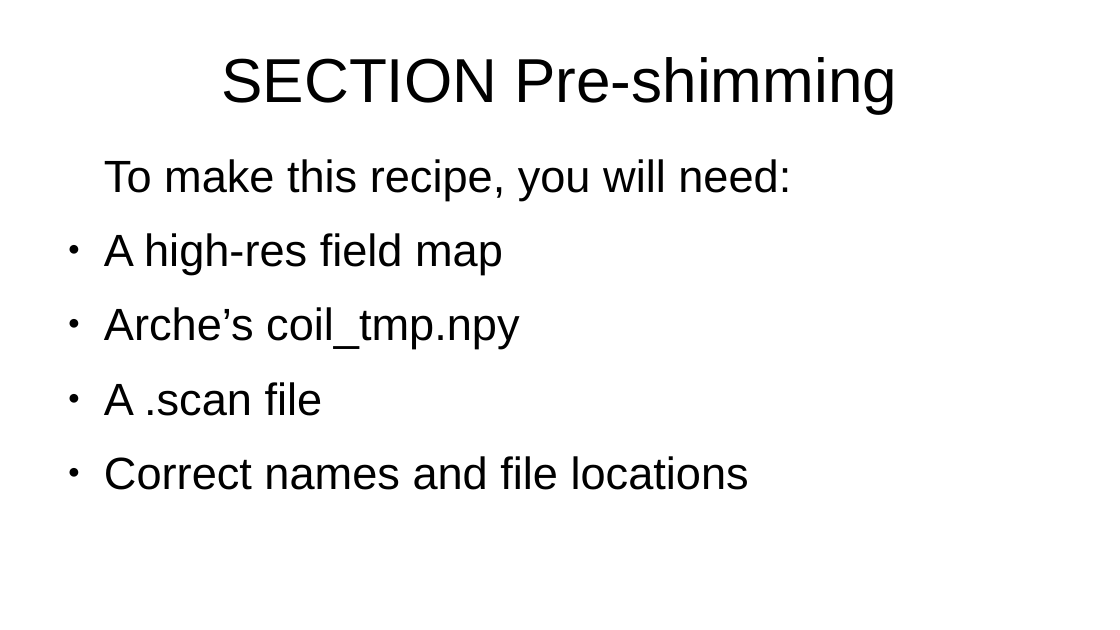
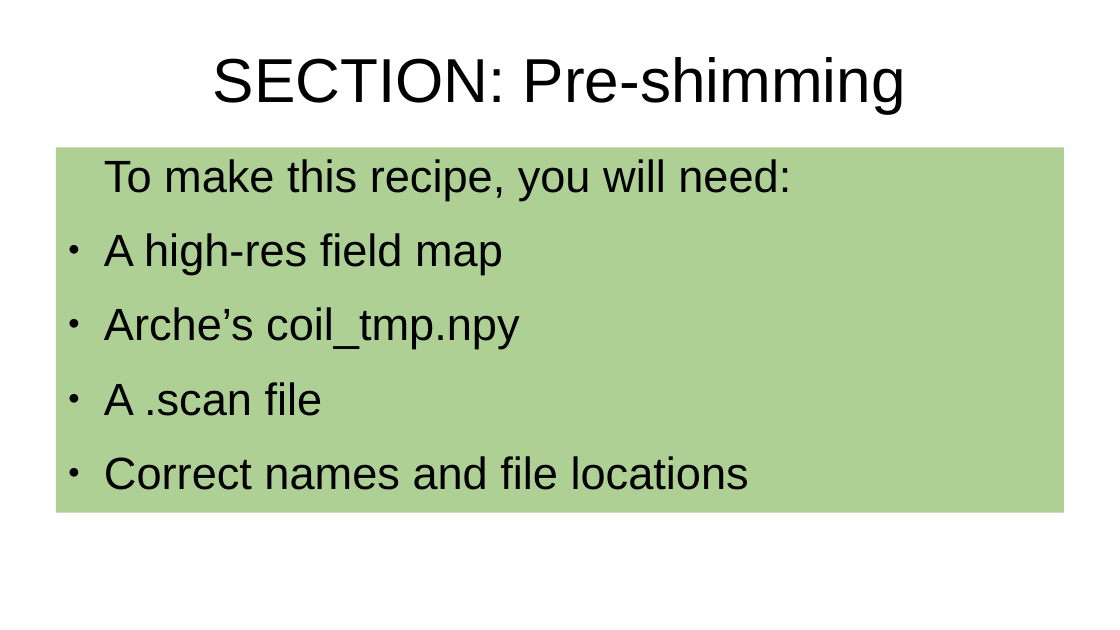
Before and after one commit to seventeenmagpie/skope-mrshim, a slide deck: slide 11 of shimmer/docs/user_guide_with_images.odp. Drawn at 1120x630 pixels with LibreOffice and Linux fonts; fonts in the diff are those of the drawing. Boxes give left, top, right and bottom in pixels: in the first picture for what was removed or moved away, otherwise in the second. Text is boxed around its words. In the diff, an @@ line names an element or a change of style, - is before the commit and + after.

Commit message:
Final version before back in September  - Ran code through style enforcer,  - Added network diagram and file structure screenshot to powerpoint,    made various other edits,  - Tested code on MRShim laptop, fixed bugs, also fixed python control    examples,

```diff
--- a/shimmer/docs/user_guide_with_images.odp
+++ b/shimmer/docs/user_guide_with_images.odp
@@ title at [213, 57, 906, 113]: text changed @@
-SECTION Pre-shimming
+SECTION: Pre-shimming
@@ text "To make this recipe, you ...": place and size @@
-text "To make this recipe, you ..." at [104, 159, 791, 490]
+text "To make this recipe, you ..." at [56, 147, 1064, 513]
@@ text "To make this recipe, you ..." at [56, 147, 1064, 513]: fill none to #AFD095 @@
```
Also in this commit, not shown: 11 other slides changed, 1 slide added, 1 slide removed, 8 other files.
